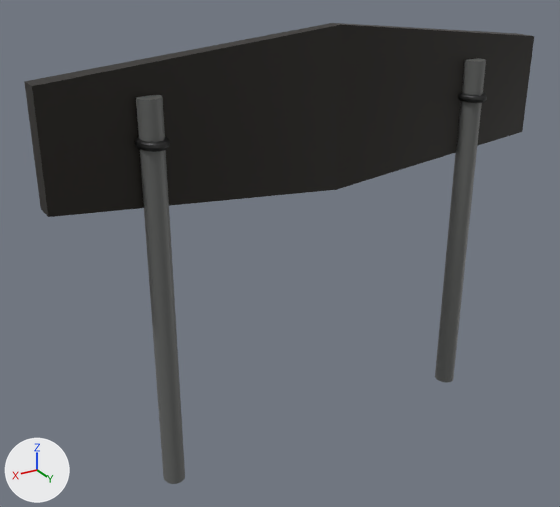
The Blender file project/Test/Assets/centralCity/CentralCIty.blend as it was, and as the next commit left it.
The view is the same before and after, from a camera (50 mm lens) standing at (28.9, 37.4, 20.2) and looking at (5.7, -1.4, 0.8). Lighting does not change. The marker at lower left points along +X, +Y and +Z.

Before the edit, the objects in view are built like this:
```python
mat_material_002 = principled_material('Material.002')
mat_material_002.base_color = (0.00867, 0.00607, 0.00265)  # black #171209
mat_material_003 = principled_material('Material.003')
mat_material_003.base_color = (0.13, 0.134, 0.129)  # dark grey #656665
me_cube_001 = bpy.data.meshes.new('Cube.001')
me_cube_001.from_pydata(...)  # 12 vertices, 10 faces; spans x -1.0..1.0, y -2.54..2.54, z -1.51..1.51
me_cube_001.materials.append(mat_material_002)  # black #171209
me_cylinder_001 = bpy.data.meshes.new('Cylinder.001')
me_cylinder_001.from_pydata(...)  # a 32-sided cylinder along z spanning x -1.0..1.0, y -1.0..1.0, z -1.0..1.0
me_cylinder_001.materials.append(mat_material_003)  # dark grey #656665
me_cylinder_002 = bpy.data.meshes.new('Cylinder.002')
me_cylinder_002.from_pydata(...)  # a 32-sided cylinder along z spanning x -1.0..1.0, y -1.0..1.0, z -1.0..1.0
me_cylinder_002.materials.append(mat_material_003)  # dark grey #656665
ob_cube = bpy.data.objects.new('Cube', me_cube_001)
ob_cube.location = (3.27, -0.83, 9.74)
ob_cube.scale = (16.8, 0.304, 3.28)
ob_cylinder_001 = bpy.data.objects.new('Cylinder.001', me_cylinder_001)
ob_cylinder_001.location = (14.33, 0.12, 0.0)
ob_cylinder_001.scale = (0.662, 0.724, 12.0)
ob_cylinder_002 = bpy.data.objects.new('Cylinder.002', me_cylinder_002)
ob_cylinder_002.location = (-8.07, 0.12, 0.0)
ob_cylinder_002.scale = (0.662, 0.724, 12.0)
```
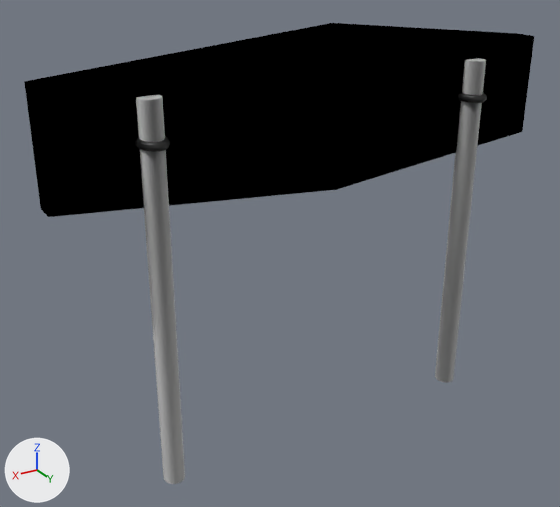
Where the change shows, as pixel boxes (x1, y1, x2, y2) in the pictures (560 x 507 px):
```json
{"object": "Cube", "change": "recoloured", "before": [24, 23, 534, 217], "after": [24, 23, 534, 217]}
{"object": "Cylinder.001", "change": "recoloured", "before": [136, 95, 185, 484], "after": [136, 95, 185, 484]}
{"object": "Cylinder.002", "change": "recoloured", "before": [435, 58, 486, 382], "after": [435, 58, 486, 382]}
```

Edits to the scene script, one JSON object a line:
```json
{"op": "remove", "block": "mat_material_003", "code": "n0 = _N.new('ShaderNodeBsdfPrincipled'); n0.name = 'Principled BSDF'"}
{"op": "remove", "block": "mat_material_003", "code": "n0.distribution = 'GGX'"}
{"op": "remove", "block": "mat_material_003", "code": "n0.subsurface_method = 'RANDOM_WALK_SKIN'"}
{"op": "remove", "block": "mat_material_003", "code": "n0.inputs[0].default_value = (0.13, 0.134, 0.129, 1.0)  # 'Base Color', dark grey #656665"}
{"block": "mat_material_003", "where": "n1 = _N.new('ShaderNodeOutputMaterial'); n1.name = 'Material Output'"}
{"op": "remove", "block": "mat_material_003", "code": "_L.new(n0.outputs[0], n1.inputs[0])  # 'BSDF' to 'Surface'"}
{"op": "add", "block": "mat_material_003", "code": "n2 = _N.new('ShaderNodeBsdfSheen'); n2.name = 'Velvet BSDF'"}
{"op": "add", "block": "mat_material_003", "code": "n2.distribution = 'ASHIKHMIN'"}
{"op": "add", "block": "mat_material_003", "code": "n2.inputs[1].default_value = 1.0  # 'Roughness'"}
{"op": "add", "block": "mat_material_003", "code": "_L.new(n2.outputs[0], n1.inputs[0])  # 'BSDF' to 'Surface'"}
{"op": "remove", "block": "mat_material_002", "code": "n0 = _N.new('ShaderNodeBsdfPrincipled'); n0.name = 'Principled BSDF'"}
{"op": "remove", "block": "mat_material_002", "code": "n0.distribution = 'GGX'"}
{"op": "remove", "block": "mat_material_002", "code": "n0.subsurface_method = 'RANDOM_WALK_SKIN'"}
{"op": "remove", "block": "mat_material_002", "code": "n0.inputs[0].default_value = (0.00867, 0.00607, 0.00265, 1.0)  # 'Base Color', black #171209"}
{"block": "mat_material_002", "where": "n1 = _N.new('ShaderNodeOutputMaterial'); n1.name = 'Material Output'"}
{"op": "remove", "block": "mat_material_002", "code": "_L.new(n0.outputs[0], n1.inputs[0])  # 'BSDF' to 'Surface'"}
{"op": "add", "block": "mat_material_002", "code": "n2 = _N.new('ShaderNodeVolumeScatter'); n2.name = 'Volume Scatter'"}
{"op": "add", "block": "mat_material_002", "code": "_L.new(n2.outputs[0], n1.inputs[0])  # 'Volume' to 'Surface'"}
```
